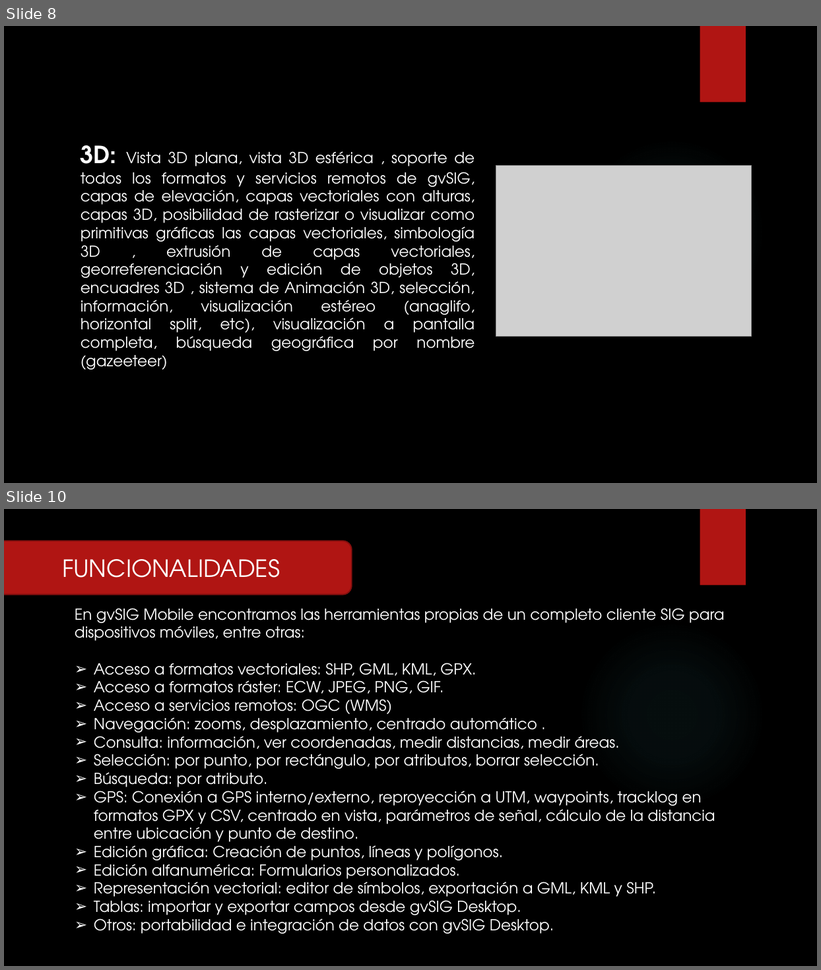
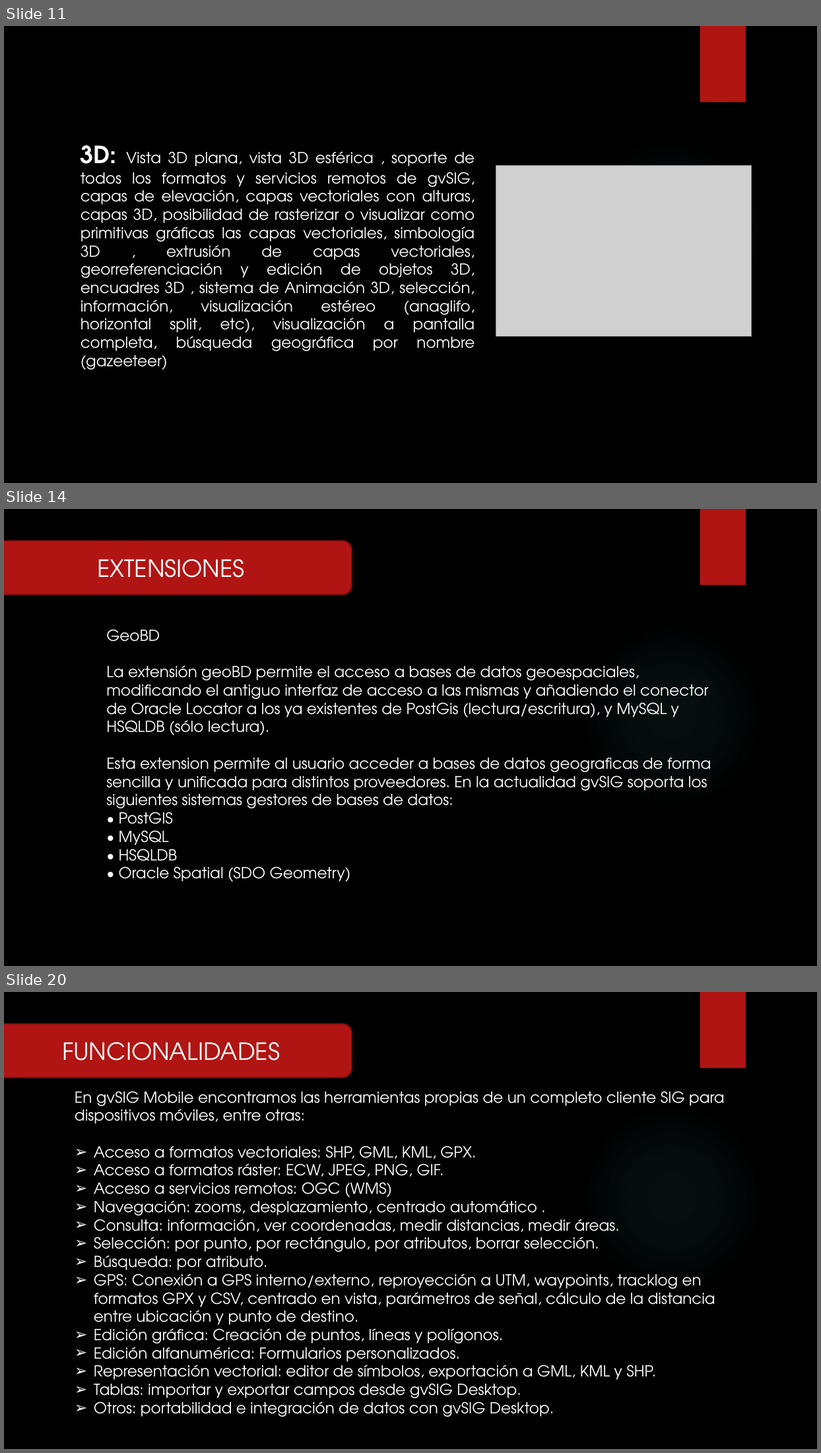
Before and after one commit to RFray/gvSIG, a slide deck: Expo-gvSIG.pptx. Shown one above the other, each under a label of ours: slides 8 and 10 before the commit, slides 11, 14 and 20 after it; the slides between them are not shown. The pictures are 821x970 and 821x1453 pixels, drawn with LibreOffice and Linux fonts; fonts in the diff are those of the drawing; grey boxes stand for pictures; background and template pictures are left out. Boxes give left, top, right and bottom in pixels: in the first picture for what was removed or moved away, otherwise in the second. Text is boxed around its words. In the diff, an @@ line names an element or a change of style, - is before the commit and + after.

Commit message:
Asi queda la expo para hoy unos ajustes mas y ya

```diff
--- a/Expo-gvSIG.pptx
+++ b/Expo-gvSIG.pptx
@@ slide 14 added at (4,509,817,966), background picture (left out); not listed: 2 template elements that a slide beside it also shows @@
@@ rounded rectangle added at (4,541,352,594), fill #B01513, outline #82100E 1.5 pt, 28 pt, text #FFFFFF @@
+EXTENSIONES
@@ text added at (106,629,711,882), 18 pt, text #FFFFFF @@
+GeoBD
+La extensión geoBD permite el acceso a bases de datos geoespaciales, modificando el antiguo interfaz de acceso a las mismas y añadiendo el conector de Oracle Locator a los ya existentes de PostGis (lectura/escritura), y MySQL y HSQLDB (sólo lectura).
+Esta extension permite al usuario acceder a bases de datos geograficas de forma
+sencilla y unificada para distintos proveedores. En la actualidad gvSIG soporta los
+siguientes sistemas gestores de bases de datos:
+• PostGIS
+• MySQL
+• HSQLDB
+• Oracle Spatial (SDO Geometry)
@@ what was slide 8 is now slide 11 @@
@@ what was slide 10 is now slide 20 @@
```
Also in this commit, not shown: 5 slides changed, 9 other slides added.
